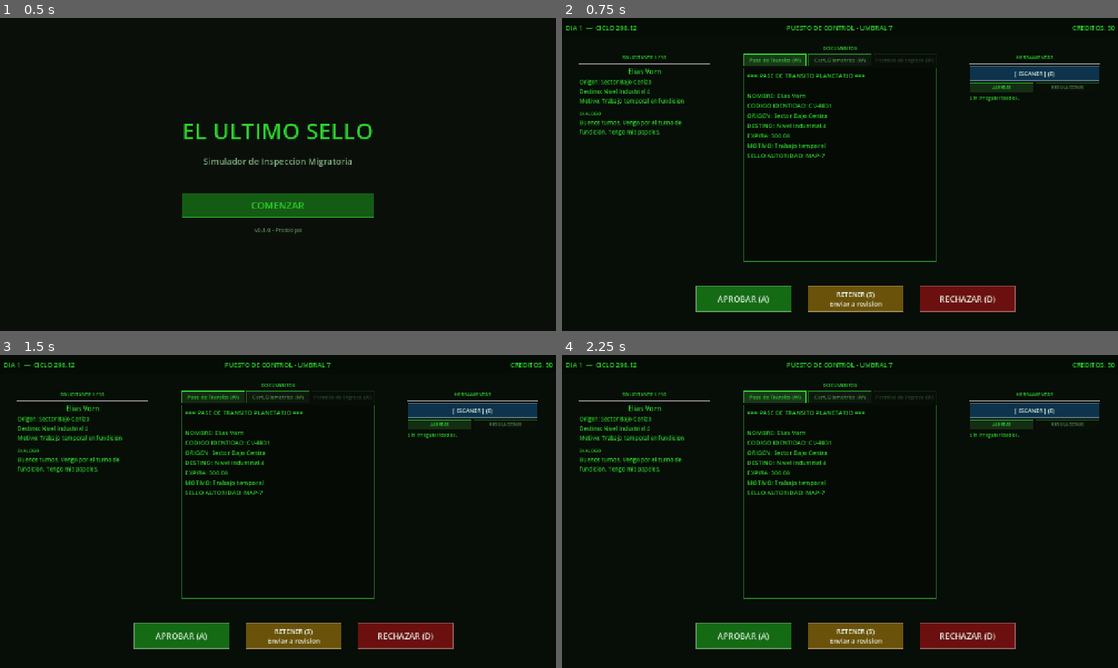
Above: before the commit, frames 1-4 (two rows, left to right).
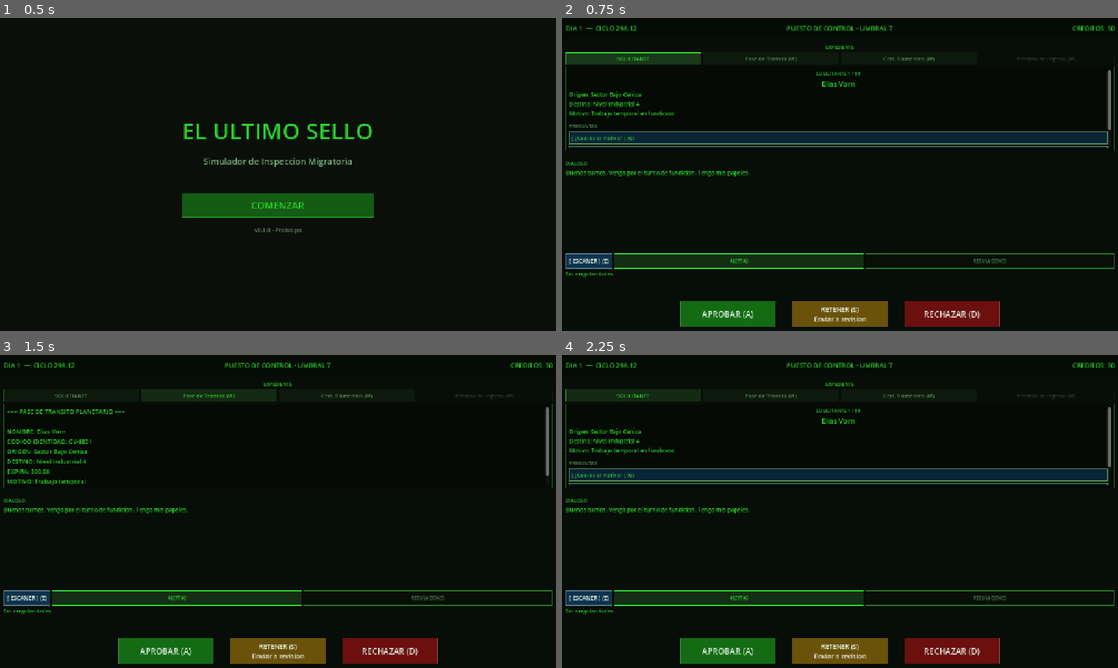
Above: after the commit, the same moments.

Repository: ingenriqueparra-hub/el-ultimo-sello
Game: Godot game, scene res://scenes/main/Main.tscn
Two runs of this game, one before a commit and one after it. Both use one fixed random seed, a clock stepped at 60 frames per second and the inputs below.
Inputs (mouse positions are in pixels of both pictures, inside the frame that each line leads up to):
- Up to frame 1 (0.5 s): no input
- Up to frame 2 (0.75 s): click "COMENZAR" at 0.5 s
- Up to frame 3 (1.5 s): click "Pase de Transito (W)" at 1.25 s
- Up to frame 4 (2.25 s): click (634, 395) at 2 s, where only the run after the commit has a clickable "SOLICITANTE"

Frame 1 is identical in both runs. In frame 2, 21% of the frame differs, in the area x 0-100%, y 2-99%; in frame 3, 16%; in frame 4, 21%.

Commit message:
Paso 2 visual: layout vertical dossier por zonas (mobile_layout_320x740)
Reorganiza ControlDesk de 3 columnas horizontales a stack vertical con zonas:
StatusBar / DossierPanel (tabs SOLICITANTE+docs) / DialogueArea /
ConsoleArea (scanner+alertas) / DecisionBar.

- ControlDesk.tscn: estructura completamente reescrita con VBox visible y
  nodos nombrados por zona: DossierPanel, DialogueArea, ConsoleArea.
  ApplicantVBox y DocContent comparten ContentVBox con visibilidad alternada.
  Tab SOLICITANTE muestra info del caso; tabs 1-3 muestran documentos.

- ControlDesk.gd: elimina PANEL_RECTS, _position_panels_on_cockpit() y
  _place(). Actualiza todos @onready a nuevos paths. Agrega _tab_solicitante,
  _show_tab_solicitante(), toggle de visibilidad en show_doc_by_type/
  on_decision_recorded/show_scan_results. Corrige _cycle_doc_tab() para
  offset de indice con tab solicitante en posicion 0.

Co-Authored-By: Claude Sonnet 4.6 <noreply@anthropic.com>

Diff:
--- a/game/scenes/main/ControlDesk.tscn
+++ b/game/scenes/main/ControlDesk.tscn
@@ -2,7 +2,7 @@
 
 [ext_resource type="Script" uid="uid://cecc5af6gaddf" path="res://scripts/ui/ControlDesk.gd" id="1_desk"]
 
-[node name="ControlDesk" type="Control" unique_id=825038340]
+[node name="ControlDesk" type="Control"]
 layout_mode = 3
 anchors_preset = 15
 anchor_right = 1.0
@@ -11,7 +11,7 @@
 grow_vertical = 2
 script = ExtResource("1_desk")
 
-[node name="BG" type="ColorRect" parent="." unique_id=1125008145]
+[node name="BG" type="ColorRect" parent="."]
 layout_mode = 1
 anchors_preset = 15
 anchor_right = 1.0
@@ -20,7 +20,7 @@
 grow_vertical = 2
 color = Color(0.03, 0.05, 0.03, 1)
 
-[node name="VBox" type="VBoxContainer" parent="." unique_id=1406640468]
+[node name="VBox" type="VBoxContainer" parent="."]
 layout_mode = 1
 anchors_preset = 15
 anchor_right = 1.0
@@ -28,228 +28,231 @@
 grow_horizontal = 2
 grow_vertical = 2
 
-[node name="StatusBar" type="PanelContainer" parent="VBox" unique_id=1498670290]
-custom_minimum_size = Vector2(0, 44)
-layout_mode = 2
-
-[node name="StatusHBox" type="HBoxContainer" parent="VBox/StatusBar" unique_id=194195802]
-layout_mode = 2
-
-[node name="DayLabel" type="Label" parent="VBox/StatusBar/StatusHBox" unique_id=255722143]
+[node name="StatusBar" type="PanelContainer" parent="VBox"]
+custom_minimum_size = Vector2(0, 47)
+layout_mode = 2
+
+[node name="StatusHBox" type="HBoxContainer" parent="VBox/StatusBar"]
+layout_mode = 2
+
+[node name="DayLabel" type="Label" parent="VBox/StatusBar/StatusHBox"]
 layout_mode = 2
 size_flags_horizontal = 3
 theme_override_font_sizes/font_size = 15
 text = "DIA 1"
 
-[node name="TitleLabel" type="Label" parent="VBox/StatusBar/StatusHBox" unique_id=401757419]
+[node name="TitleLabel" type="Label" parent="VBox/StatusBar/StatusHBox"]
 layout_mode = 2
 size_flags_horizontal = 3
 theme_override_font_sizes/font_size = 15
 text = "PUESTO DE CONTROL - UMBRAL 7"
 horizontal_alignment = 1
 
-[node name="CreditsLabel" type="Label" parent="VBox/StatusBar/StatusHBox" unique_id=1107733996]
+[node name="CreditsLabel" type="Label" parent="VBox/StatusBar/StatusHBox"]
 layout_mode = 2
 size_flags_horizontal = 3
 theme_override_font_sizes/font_size = 15
 text = "CREDITOS: 50"
 horizontal_alignment = 2
 
-[node name="MainArea" type="HBoxContainer" parent="VBox" unique_id=541580532]
-layout_mode = 2
-size_flags_vertical = 3
-
-[node name="ApplicantPanel" type="PanelContainer" parent="VBox/MainArea" unique_id=249692887]
-custom_minimum_size = Vector2(270, 0)
-layout_mode = 2
-
-[node name="ApplicantVBox" type="VBoxContainer" parent="VBox/MainArea/ApplicantPanel" unique_id=540933615]
-layout_mode = 2
-
-[node name="PanelTitle" type="Label" parent="VBox/MainArea/ApplicantPanel/ApplicantVBox" unique_id=666500131]
+[node name="DossierPanel" type="PanelContainer" parent="VBox"]
+layout_mode = 2
+size_flags_vertical = 3
+size_flags_stretch_ratio = 2.5
+
+[node name="DossierVBox" type="VBoxContainer" parent="VBox/DossierPanel"]
+layout_mode = 2
+
+[node name="DocTitle" type="Label" parent="VBox/DossierPanel/DossierVBox"]
+layout_mode = 2
+theme_override_font_sizes/font_size = 11
+text = "EXPEDIENTE"
+horizontal_alignment = 1
+
+[node name="DocTabs" type="HBoxContainer" parent="VBox/DossierPanel/DossierVBox"]
+layout_mode = 2
+
+[node name="TabSolicitante" type="Button" parent="VBox/DossierPanel/DossierVBox/DocTabs"]
+layout_mode = 2
+size_flags_horizontal = 3
+theme_override_font_sizes/font_size = 12
+text = "SOLICITANTE"
+
+[node name="Tab1" type="Button" parent="VBox/DossierPanel/DossierVBox/DocTabs"]
+layout_mode = 2
+size_flags_horizontal = 3
+theme_override_font_sizes/font_size = 12
+text = "Pase de Transito"
+
+[node name="Tab2" type="Button" parent="VBox/DossierPanel/DossierVBox/DocTabs"]
+layout_mode = 2
+size_flags_horizontal = 3
+theme_override_font_sizes/font_size = 12
+text = "Cert. Biometrico"
+
+[node name="Tab3" type="Button" parent="VBox/DossierPanel/DossierVBox/DocTabs"]
+layout_mode = 2
+size_flags_horizontal = 3
+theme_override_font_sizes/font_size = 12
+text = "Permiso de Ingreso"
+
+[node name="DocumentView" type="PanelContainer" parent="VBox/DossierPanel/DossierVBox"]
+layout_mode = 2
+size_flags_vertical = 3
+
+[node name="ScrollContainer" type="ScrollContainer" parent="VBox/DossierPanel/DossierVBox/DocumentView"]
+layout_mode = 2
+size_flags_vertical = 3
+horizontal_scroll_mode = 0
+
+[node name="ContentVBox" type="VBoxContainer" parent="VBox/DossierPanel/DossierVBox/DocumentView/ScrollContainer"]
+layout_mode = 2
+size_flags_horizontal = 3
+
+[node name="ApplicantVBox" type="VBoxContainer" parent="VBox/DossierPanel/DossierVBox/DocumentView/ScrollContainer/ContentVBox"]
+layout_mode = 2
+size_flags_horizontal = 3
+
+[node name="PanelTitle" type="Label" parent="VBox/DossierPanel/DossierVBox/DocumentView/ScrollContainer/ContentVBox/ApplicantVBox"]
 layout_mode = 2
 theme_override_font_sizes/font_size = 11
 text = "SOLICITANTE"
 horizontal_alignment = 1
 
-[node name="HSep1" type="HSeparator" parent="VBox/MainArea/ApplicantPanel/ApplicantVBox" unique_id=1194626264]
-layout_mode = 2
-
-[node name="ApplicantName" type="Label" parent="VBox/MainArea/ApplicantPanel/ApplicantVBox" unique_id=1297114534]
+[node name="ApplicantName" type="Label" parent="VBox/DossierPanel/DossierVBox/DocumentView/ScrollContainer/ContentVBox/ApplicantVBox"]
 layout_mode = 2
 theme_override_font_sizes/font_size = 16
 text = "--- EN ESPERA ---"
 horizontal_alignment = 1
 
-[node name="ApplicantOrigin" type="Label" parent="VBox/MainArea/ApplicantPanel/ApplicantVBox" unique_id=1000175331]
+[node name="ApplicantOrigin" type="Label" parent="VBox/DossierPanel/DossierVBox/DocumentView/ScrollContainer/ContentVBox/ApplicantVBox"]
 layout_mode = 2
 theme_override_font_sizes/font_size = 13
 text = "Origen: ---"
 autowrap_mode = 3
 
-[node name="ApplicantDestination" type="Label" parent="VBox/MainArea/ApplicantPanel/ApplicantVBox" unique_id=1173255925]
+[node name="ApplicantDestination" type="Label" parent="VBox/DossierPanel/DossierVBox/DocumentView/ScrollContainer/ContentVBox/ApplicantVBox"]
 layout_mode = 2
 theme_override_font_sizes/font_size = 13
 text = "Destino: ---"
 autowrap_mode = 3
 
-[node name="ApplicantPurpose" type="Label" parent="VBox/MainArea/ApplicantPanel/ApplicantVBox" unique_id=190328877]
+[node name="ApplicantPurpose" type="Label" parent="VBox/DossierPanel/DossierVBox/DocumentView/ScrollContainer/ContentVBox/ApplicantVBox"]
 layout_mode = 2
 theme_override_font_sizes/font_size = 13
 text = "Motivo: ---"
 autowrap_mode = 3
 
-[node name="HSep2" type="HSeparator" parent="VBox/MainArea/ApplicantPanel/ApplicantVBox" unique_id=139107782]
-layout_mode = 2
-
-[node name="DialogueLabel" type="Label" parent="VBox/MainArea/ApplicantPanel/ApplicantVBox" unique_id=544470929]
+[node name="DocContent" type="Label" parent="VBox/DossierPanel/DossierVBox/DocumentView/ScrollContainer/ContentVBox"]
+layout_mode = 2
+size_flags_horizontal = 3
+theme_override_font_sizes/font_size = 14
+text = "[ Sin documento activo ]"
+autowrap_mode = 3
+visible = false
+
+[node name="DialogueArea" type="PanelContainer" parent="VBox"]
+layout_mode = 2
+size_flags_vertical = 3
+size_flags_stretch_ratio = 2.0
+
+[node name="DialogueVBox" type="VBoxContainer" parent="VBox/DialogueArea"]
+layout_mode = 2
+
+[node name="DialogueLabel" type="Label" parent="VBox/DialogueArea/DialogueVBox"]
 layout_mode = 2
 theme_override_font_sizes/font_size = 11
 text = "DIALOGO"
 
-[node name="DialogueText" type="Label" parent="VBox/MainArea/ApplicantPanel/ApplicantVBox" unique_id=938434086]
-layout_mode = 2
-size_flags_vertical = 3
+[node name="DialogueText" type="Label" parent="VBox/DialogueArea/DialogueVBox"]
+layout_mode = 2
 theme_override_font_sizes/font_size = 13
 text = "Esperando al proximo solicitante."
 autowrap_mode = 3
 
-[node name="DocumentArea" type="PanelContainer" parent="VBox/MainArea" unique_id=1627757967]
-layout_mode = 2
-size_flags_horizontal = 3
-
-[node name="DocumentVBox" type="VBoxContainer" parent="VBox/MainArea/DocumentArea" unique_id=609910610]
-layout_mode = 2
-
-[node name="DocTitle" type="Label" parent="VBox/MainArea/DocumentArea/DocumentVBox" unique_id=1206858063]
-layout_mode = 2
-theme_override_font_sizes/font_size = 11
-text = "DOCUMENTOS"
-horizontal_alignment = 1
-
-[node name="DocTabs" type="HBoxContainer" parent="VBox/MainArea/DocumentArea/DocumentVBox" unique_id=2146825161]
-layout_mode = 2
-
-[node name="Tab1" type="Button" parent="VBox/MainArea/DocumentArea/DocumentVBox/DocTabs" unique_id=1805700490]
-layout_mode = 2
-size_flags_horizontal = 3
-theme_override_font_sizes/font_size = 12
-text = "Pase de Transito"
-
-[node name="Tab2" type="Button" parent="VBox/MainArea/DocumentArea/DocumentVBox/DocTabs" unique_id=1953804532]
-layout_mode = 2
-size_flags_horizontal = 3
-theme_override_font_sizes/font_size = 12
-text = "Cert. Biometrico"
-
-[node name="Tab3" type="Button" parent="VBox/MainArea/DocumentArea/DocumentVBox/DocTabs" unique_id=722374577]
-layout_mode = 2
-size_flags_horizontal = 3
-theme_override_font_sizes/font_size = 12
-text = "Permiso de Ingreso"
-
-[node name="DocumentView" type="PanelContainer" parent="VBox/MainArea/DocumentArea/DocumentVBox" unique_id=774698009]
-layout_mode = 2
-size_flags_vertical = 3
-
-[node name="ScrollContainer" type="ScrollContainer" parent="VBox/MainArea/DocumentArea/DocumentVBox/DocumentView"]
-layout_mode = 2
-size_flags_vertical = 3
-horizontal_scroll_mode = 0
-
-[node name="DocContent" type="Label" parent="VBox/MainArea/DocumentArea/DocumentVBox/DocumentView/ScrollContainer" unique_id=349508034]
-layout_mode = 2
-size_flags_horizontal = 3
-theme_override_font_sizes/font_size = 14
-text = "[ Sin documento activo ]"
-autowrap_mode = 3
-
-[node name="ToolsPanel" type="PanelContainer" parent="VBox/MainArea" unique_id=59860049]
-custom_minimum_size = Vector2(190, 0)
-layout_mode = 2
-
-[node name="ToolsVBox" type="VBoxContainer" parent="VBox/MainArea/ToolsPanel" unique_id=2088026622]
-layout_mode = 2
-
-[node name="ToolsTitle" type="Label" parent="VBox/MainArea/ToolsPanel/ToolsVBox" unique_id=1738903473]
-layout_mode = 2
-theme_override_font_sizes/font_size = 11
-text = "HERRAMIENTAS"
-horizontal_alignment = 1
-
-[node name="HSepTools" type="HSeparator" parent="VBox/MainArea/ToolsPanel/ToolsVBox" unique_id=107036816]
-layout_mode = 2
-
-[node name="ScannerButton" type="Button" parent="VBox/MainArea/ToolsPanel/ToolsVBox" unique_id=1944774211]
+[node name="ConsoleArea" type="PanelContainer" parent="VBox"]
+custom_minimum_size = Vector2(0, 90)
+layout_mode = 2
+size_flags_vertical = 3
+size_flags_stretch_ratio = 1.0
+
+[node name="ConsoleVBox" type="VBoxContainer" parent="VBox/ConsoleArea"]
+layout_mode = 2
+
+[node name="ConsoleTopHBox" type="HBoxContainer" parent="VBox/ConsoleArea/ConsoleVBox"]
+layout_mode = 2
+
+[node name="ScannerButton" type="Button" parent="VBox/ConsoleArea/ConsoleVBox/ConsoleTopHBox"]
 layout_mode = 2
 theme_override_font_sizes/font_size = 13
 text = "[ ESCANER ]"
 
-[node name="ToolsTabHBox" type="HBoxContainer" parent="VBox/MainArea/ToolsPanel/ToolsVBox"]
-layout_mode = 2
-
-[node name="TabAlertas" type="Button" parent="VBox/MainArea/ToolsPanel/ToolsVBox/ToolsTabHBox"]
+[node name="ToolsTabHBox" type="HBoxContainer" parent="VBox/ConsoleArea/ConsoleVBox/ConsoleTopHBox"]
+layout_mode = 2
+size_flags_horizontal = 3
+
+[node name="TabAlertas" type="Button" parent="VBox/ConsoleArea/ConsoleVBox/ConsoleTopHBox/ToolsTabHBox"]
 layout_mode = 2
 size_flags_horizontal = 3
 theme_override_font_sizes/font_size = 10
 text = "ALERTAS"
 
-[node name="TabRegs" type="Button" parent="VBox/MainArea/ToolsPanel/ToolsVBox/ToolsTabHBox"]
+[node name="TabRegs" type="Button" parent="VBox/ConsoleArea/ConsoleVBox/ConsoleTopHBox/ToolsTabHBox"]
 layout_mode = 2
 size_flags_horizontal = 3
 theme_override_font_sizes/font_size = 10
 text = "REGULACIONES"
 
-[node name="AlertsContainer" type="VBoxContainer" parent="VBox/MainArea/ToolsPanel/ToolsVBox"]
-layout_mode = 2
-size_flags_vertical = 3
-
-[node name="ScrollContainer" type="ScrollContainer" parent="VBox/MainArea/ToolsPanel/ToolsVBox/AlertsContainer"]
+[node name="AlertsContainer" type="VBoxContainer" parent="VBox/ConsoleArea/ConsoleVBox"]
+layout_mode = 2
+size_flags_vertical = 3
+
+[node name="ScrollContainer" type="ScrollContainer" parent="VBox/ConsoleArea/ConsoleVBox/AlertsContainer"]
 layout_mode = 2
 size_flags_vertical = 3
 horizontal_scroll_mode = 0
 
-[node name="AlertsList" type="Label" parent="VBox/MainArea/ToolsPanel/ToolsVBox/AlertsContainer/ScrollContainer" unique_id=831745659]
+[node name="AlertsList" type="Label" parent="VBox/ConsoleArea/ConsoleVBox/AlertsContainer/ScrollContainer"]
 layout_mode = 2
 size_flags_horizontal = 3
 theme_override_font_sizes/font_size = 12
 text = "--- Sin alertas ---"
 autowrap_mode = 3
 
-[node name="RegsContainer" type="VBoxContainer" parent="VBox/MainArea/ToolsPanel/ToolsVBox"]
+[node name="RegsContainer" type="VBoxContainer" parent="VBox/ConsoleArea/ConsoleVBox"]
 layout_mode = 2
 size_flags_vertical = 3
 visible = false
 
-[node name="DecisionBar" type="PanelContainer" parent="VBox" unique_id=119294482]
+[node name="DecisionBar" type="PanelContainer" parent="VBox"]
 custom_minimum_size = Vector2(0, 72)
 layout_mode = 2
 
-[node name="DecisionHBox" type="HBoxContainer" parent="VBox/DecisionBar" unique_id=1974505175]
+[node name="DecisionHBox" type="HBoxContainer" parent="VBox/DecisionBar"]
 layout_mode = 2
 alignment = 1
 
-[node name="ApproveButton" type="Button" parent="VBox/DecisionBar/DecisionHBox" unique_id=366240599]
+[node name="ApproveButton" type="Button" parent="VBox/DecisionBar/DecisionHBox"]
 custom_minimum_size = Vector2(220, 52)
 layout_mode = 2
 theme_override_font_sizes/font_size = 19
 text = "APROBAR"
 
-[node name="Spacer1" type="Control" parent="VBox/DecisionBar/DecisionHBox" unique_id=1366666247]
+[node name="Spacer1" type="Control" parent="VBox/DecisionBar/DecisionHBox"]
 custom_minimum_size = Vector2(30, 0)
 layout_mode = 2
 
-[node name="HoldButton" type="Button" parent="VBox/DecisionBar/DecisionHBox" unique_id=1335399034]
+[node name="HoldButton" type="Button" parent="VBox/DecisionBar/DecisionHBox"]
 custom_minimum_size = Vector2(220, 52)
 layout_mode = 2
 theme_override_font_sizes/font_size = 19
 text = "RETENER"
 
-[node name="Spacer2" type="Control" parent="VBox/DecisionBar/DecisionHBox" unique_id=1611222183]
+[node name="Spacer2" type="Control" parent="VBox/DecisionBar/DecisionHBox"]
 custom_minimum_size = Vector2(30, 0)
 layout_mode = 2
 
-[node name="RejectButton" type="Button" parent="VBox/DecisionBar/DecisionHBox" unique_id=1297473642]
+[node name="RejectButton" type="Button" parent="VBox/DecisionBar/DecisionHBox"]
 custom_minimum_size = Vector2(220, 52)
 layout_mode = 2
 theme_override_font_sizes/font_size = 19
--- a/game/scripts/ui/ControlDesk.gd
+++ b/game/scripts/ui/ControlDesk.gd
@@ -2,12 +2,6 @@
 extends Control
 
 static var day_to_load: int = 1
-
-const PANEL_RECTS := [
-	Rect2(32,  75, 316, 450),  # solicitante
-	Rect2(410, 54, 460, 515),  # documentos
-	Rect2(931, 75, 314, 450),  # herramientas
-]
 
 const COLOR_BG := Color(0.03, 0.05, 0.03, 1)
 const COLOR_PANEL := Color(0.06, 0.10, 0.06, 1)
@@ -23,34 +17,33 @@
 
 @onready var day_label: Label = $VBox/StatusBar/StatusHBox/DayLabel
 @onready var credits_label: Label = $VBox/StatusBar/StatusHBox/CreditsLabel
-@onready var panel_title: Label = $VBox/MainArea/ApplicantPanel/ApplicantVBox/PanelTitle
-@onready var applicant_name: Label = $VBox/MainArea/ApplicantPanel/ApplicantVBox/ApplicantName
-@onready var applicant_origin: Label = $VBox/MainArea/ApplicantPanel/ApplicantVBox/ApplicantOrigin
-@onready var applicant_destination: Label = $VBox/MainArea/ApplicantPanel/ApplicantVBox/ApplicantDestination
-@onready var applicant_purpose: Label = $VBox/MainArea/ApplicantPanel/ApplicantVBox/ApplicantPurpose
-@onready var dialogue_text: Label = $VBox/MainArea/ApplicantPanel/ApplicantVBox/DialogueText
-@onready var doc_content: Label = $VBox/MainArea/DocumentArea/DocumentVBox/DocumentView/ScrollContainer/DocContent
-@onready var alerts_list: Label = $VBox/MainArea/ToolsPanel/ToolsVBox/AlertsContainer/ScrollContainer/AlertsList
-@onready var _tab_alertas: Button = $VBox/MainArea/ToolsPanel/ToolsVBox/ToolsTabHBox/TabAlertas
-@onready var _tab_regs: Button = $VBox/MainArea/ToolsPanel/ToolsVBox/ToolsTabHBox/TabRegs
-@onready var _alerts_container: VBoxContainer = $VBox/MainArea/ToolsPanel/ToolsVBox/AlertsContainer
-@onready var _regs_container: VBoxContainer = $VBox/MainArea/ToolsPanel/ToolsVBox/RegsContainer
+@onready var panel_title: Label = $VBox/DossierPanel/DossierVBox/DocumentView/ScrollContainer/ContentVBox/ApplicantVBox/PanelTitle
+@onready var applicant_name: Label = $VBox/DossierPanel/DossierVBox/DocumentView/ScrollContainer/ContentVBox/ApplicantVBox/ApplicantName
+@onready var applicant_origin: Label = $VBox/DossierPanel/DossierVBox/DocumentView/ScrollContainer/ContentVBox/ApplicantVBox/ApplicantOrigin
+@onready var applicant_destination: Label = $VBox/DossierPanel/DossierVBox/DocumentView/ScrollContainer/ContentVBox/ApplicantVBox/ApplicantDestination
+@onready var applicant_purpose: Label = $VBox/DossierPanel/DossierVBox/DocumentView/ScrollContainer/ContentVBox/ApplicantVBox/ApplicantPurpose
+@onready var dialogue_text: Label = $VBox/DialogueArea/DialogueVBox/DialogueText
+@onready var doc_content: Label = $VBox/DossierPanel/DossierVBox/DocumentView/ScrollContainer/ContentVBox/DocContent
+@onready var alerts_list: Label = $VBox/ConsoleArea/ConsoleVBox/AlertsContainer/ScrollContainer/AlertsList
+@onready var _tab_alertas: Button = $VBox/ConsoleArea/ConsoleVBox/ConsoleTopHBox/ToolsTabHBox/TabAlertas
+@onready var _tab_regs: Button = $VBox/ConsoleArea/ConsoleVBox/ConsoleTopHBox/ToolsTabHBox/TabRegs
+@onready var _alerts_container: VBoxContainer = $VBox/ConsoleArea/ConsoleVBox/AlertsContainer
+@onready var _regs_container: VBoxContainer = $VBox/ConsoleArea/ConsoleVBox/RegsContainer
 @onready var approve_btn: Button = $VBox/DecisionBar/DecisionHBox/ApproveButton
 @onready var hold_btn: Button = $VBox/DecisionBar/DecisionHBox/HoldButton
 @onready var reject_btn: Button = $VBox/DecisionBar/DecisionHBox/RejectButton
-@onready var scanner_btn: Button = $VBox/MainArea/ToolsPanel/ToolsVBox/ScannerButton
-@onready var tab1: Button = $VBox/MainArea/DocumentArea/DocumentVBox/DocTabs/Tab1
-@onready var tab2: Button = $VBox/MainArea/DocumentArea/DocumentVBox/DocTabs/Tab2
-@onready var tab3: Button = $VBox/MainArea/DocumentArea/DocumentVBox/DocTabs/Tab3
-@onready var applicant_vbox: VBoxContainer = $VBox/MainArea/ApplicantPanel/ApplicantVBox
-@onready var tools_vbox: VBoxContainer = $VBox/MainArea/ToolsPanel/ToolsVBox
-@onready var _document_view: PanelContainer = $VBox/MainArea/DocumentArea/DocumentVBox/DocumentView
+@onready var scanner_btn: Button = $VBox/ConsoleArea/ConsoleVBox/ConsoleTopHBox/ScannerButton
+@onready var tab1: Button = $VBox/DossierPanel/DossierVBox/DocTabs/Tab1
+@onready var tab2: Button = $VBox/DossierPanel/DossierVBox/DocTabs/Tab2
+@onready var tab3: Button = $VBox/DossierPanel/DossierVBox/DocTabs/Tab3
+@onready var _tab_solicitante: Button = $VBox/DossierPanel/DossierVBox/DocTabs/TabSolicitante
+@onready var applicant_vbox: VBoxContainer = $VBox/DossierPanel/DossierVBox/DocumentView/ScrollContainer/ContentVBox/ApplicantVBox
+@onready var _document_view: PanelContainer = $VBox/DossierPanel/DossierVBox/DocumentView
 @onready var _panel_status:    PanelContainer = $VBox/StatusBar
-@onready var _panel_applicant: PanelContainer = $VBox/MainArea/ApplicantPanel
-@onready var _panel_docs:      PanelContainer = $VBox/MainArea/DocumentArea
-@onready var _panel_tools:     PanelContainer = $VBox/MainArea/ToolsPanel
+@onready var _panel_dossier:   PanelContainer = $VBox/DossierPanel
+@onready var _panel_dialogue:  PanelContainer = $VBox/DialogueArea
+@onready var _panel_console:   PanelContainer = $VBox/ConsoleArea
 @onready var _panel_decisions: PanelContainer = $VBox/DecisionBar
-@onready var _vbox: VBoxContainer             = $VBox
 
 var current_day: int = 1
 var credits: int = 50
@@ -76,7 +69,6 @@
 
 func _ready() -> void:
 	_apply_theme()
-	_position_panels_on_cockpit()
 	_setup_tools_tabs()
 	approve_btn.text = "APROBAR (A)"
 	reject_btn.text  = "RECHAZAR (D)"
@@ -159,32 +151,6 @@
 	DayReport.pending_summary = summary
 	get_tree().change_scene_to_file("res://scenes/main/DayReport.tscn")
 
-func _position_panels_on_cockpit() -> void:
-	var main_area := $VBox/MainArea
-	main_area.remove_child(_panel_applicant)
-	main_area.remove_child(_panel_docs)
-	main_area.remove_child(_panel_tools)
-	_vbox.remove_child(_panel_status)
-	_vbox.remove_child(_panel_decisions)
-	_vbox.visible = false
-	add_child(_panel_status)
-	add_child(_panel_applicant)
-	add_child(_panel_docs)
-	add_child(_panel_tools)
-	add_child(_panel_decisions)
-	_place(_panel_status,    0, 0, 1280, 38)
-	_place(_panel_decisions, 300, 608, 680, 72)
-	_place(_panel_applicant, int(PANEL_RECTS[0].position.x), int(PANEL_RECTS[0].position.y),
-		int(PANEL_RECTS[0].size.x), int(PANEL_RECTS[0].size.y))
-	_place(_panel_docs,      int(PANEL_RECTS[1].position.x), int(PANEL_RECTS[1].position.y),
-		int(PANEL_RECTS[1].size.x), int(PANEL_RECTS[1].size.y))
-	_place(_panel_tools,     int(PANEL_RECTS[2].position.x), int(PANEL_RECTS[2].position.y),
-		int(PANEL_RECTS[2].size.x), int(PANEL_RECTS[2].size.y))
-
-func _place(ctrl: Control, x: int, y: int, w: int, h: int) -> void:
-	ctrl.set_anchors_preset(Control.PRESET_TOP_LEFT)
-	ctrl.set_position(Vector2(x, y))
-	ctrl.set_size(Vector2(w, h))
 
 func _set_decision_buttons_enabled(enabled: bool) -> void:
 	approve_btn.disabled = not enabled
@@ -193,9 +159,9 @@
 
 func _apply_theme() -> void:
 	_style_panel(_panel_status,    Color(0.02, 0.04, 0.02, 0.75), COLOR_BORDER)
-	_style_panel(_panel_applicant, Color(0, 0, 0, 0), Color(0, 0, 0, 0))
-	_style_panel(_panel_docs,      Color(0, 0, 0, 0), Color(0, 0, 0, 0))
-	_style_panel(_panel_tools,     Color(0, 0, 0, 0), Color(0, 0, 0, 0))
+	_style_panel(_panel_dossier,   Color(0, 0, 0, 0), Color(0, 0, 0, 0))
+	_style_panel(_panel_dialogue,  Color(0, 0, 0, 0), Color(0, 0, 0, 0))
+	_style_panel(_panel_console,   Color(0, 0, 0, 0), Color(0, 0, 0, 0))
 	_style_panel(_panel_decisions, Color(0, 0, 0, 0), Color(0, 0, 0, 0))
 	_style_document_view(false)
 	_style_button(approve_btn, COLOR_APPROVE)
@@ -266,6 +232,7 @@
 	hold_btn.pressed.connect(_on_hold_pressed)
 	reject_btn.pressed.connect(_on_reject_pressed)
 	scanner_btn.pressed.connect(_on_scanner_pressed)
+	_tab_solicitante.pressed.connect(_show_tab_solicitante)
 	tab1.pressed.connect(func(): _show_doc_by_type("transit_pass", tab1))
 	tab2.pressed.connect(func(): _show_doc_by_type("bio_cert", tab2))
 	tab3.pressed.connect(func(): _show_doc_by_type(_tab3_doc_type, tab3))
@@ -311,6 +278,8 @@
 	dialogue_text.text = "Cargando turno..."
 	doc_content.text = "[ Sin documento activo ]"
 	alerts_list.text = "--- Sin alertas ---"
+	applicant_vbox.visible = true
+	doc_content.visible = false
 	_set_decision_buttons_enabled(false)
 
 func _on_approve_pressed() -> void:
@@ -347,6 +316,8 @@
 		lines.append("")
 		lines.append("Penalizacion: %d creditos" % result["credit_delta"])
 	doc_content.text = "\n".join(lines)
+	applicant_vbox.visible = false
+	doc_content.visible = true
 	_last_decision_result = result
 	if _debug_panel != null and _debug_panel.visible:
 		_update_debug_panel(_current_applicant)
@@ -401,6 +372,8 @@
 	lines.append("")
 	lines.append(_risk_line(risk))
 	doc_content.text = "\n".join(lines)
+	applicant_vbox.visible = false
+	doc_content.visible = true
 
 	var rule_alerts: String = alerts_list.text
 	var scanner_block: String = "\n".join(alert_texts)
@@ -465,26 +438,25 @@
 			_tab3_doc_type = dtype
 			break
 	tab3.disabled = _tab3_doc_type == ""
-	# Mostrar primer documento disponible
-	if _applicant_docs.has("transit_pass"):
-		_show_doc_by_type("transit_pass", tab1)
-	elif _applicant_docs.has("bio_cert"):
-		_show_doc_by_type("bio_cert", tab2)
-	elif _tab3_doc_type != "":
-		_show_doc_by_type(_tab3_doc_type, tab3)
-	else:
-		doc_content.text = "[ Sin documentos ]"
-
+	_show_tab_solicitante()
+
+
+func _show_tab_solicitante() -> void:
+	applicant_vbox.visible = true
+	doc_content.visible = false
+	_set_active_tab(_tab_solicitante)
 
 func _show_doc_by_type(dtype: String, active_btn: Button) -> void:
 	if not _applicant_docs.has(dtype):
 		return
+	applicant_vbox.visible = false
+	doc_content.visible = true
 	_style_document_view(false)
 	_set_active_tab(active_btn)
 	_render_document(_applicant_docs[dtype])
 
 func _set_active_tab(active_btn: Button) -> void:
-	var tabs := [tab1, tab2, tab3]
+	var tabs := [_tab_solicitante, tab1, tab2, tab3]
 	for i in tabs.size():
 		if tabs[i] == active_btn:
 			_active_tab_index = i
@@ -597,8 +569,10 @@
 
 func _cycle_doc_tab() -> void:
 	var tabs := [tab1, tab2, tab3]
+	# _active_tab_index: 0=solicitante, 1=tab1, 2=tab2, 3=tab3 — restar 1 para indexar docs
+	var doc_idx := _active_tab_index - 1
 	for i in tabs.size():
-		var idx := (_active_tab_index + 1 + i) % tabs.size()
+		var idx := (doc_idx + 1 + i) % tabs.size()
 		if not tabs[idx].disabled:
 			tabs[idx].pressed.emit()
 			return
@@ -819,7 +793,7 @@
 		_regs_container.add_child(lbl)
 
 func _style_tab_buttons() -> void:
-	for tab in [tab1, tab2, tab3]:
+	for tab in [_tab_solicitante, tab1, tab2, tab3]:
 		var s := StyleBoxFlat.new()
 		s.bg_color = Color(0.05, 0.10, 0.05, 1)
 		s.border_color = COLOR_BORDER
